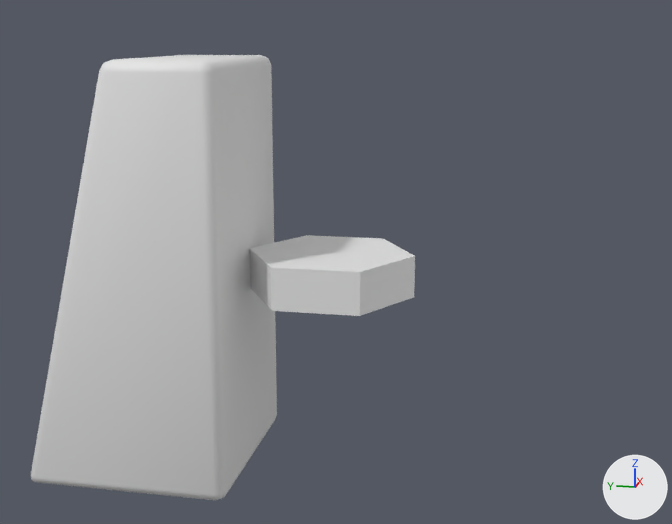
The Blender file Assets/WormWranglers/Beetle/Models/Beetle.blend as it was, and as the next commit left it.
Both versions are drawn from a 50 mm lens placed at (-4.22, -0.87, 1.11), pointed at (0.0, -0.02, 0.05). The lights are fixed; the arrows at lower right show +X, +Y and +Z.

In view in the first picture: 'Beetle', 'BeetleWheel'.
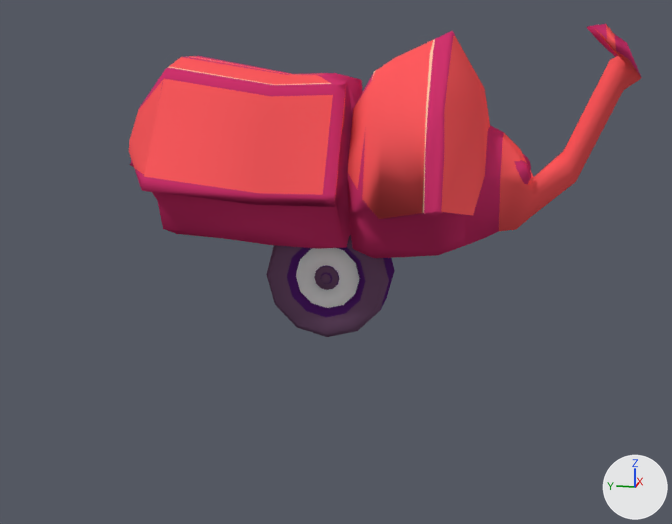
Pixel boxes (x1, y1, x2, y2) of what changed, in the pictures (672 x 524 px):
```json
{"object": "Beetle", "change": "deleted", "before": [31, 55, 277, 500]}
{"object": "BeetleRegular", "change": "added", "after": [129, 24, 641, 258], "faces in mat_main (red #ff5c5f)": [129, 24, 641, 231], "faces in mat_shadow (pink #d1356e)": [130, 24, 641, 258], "faces in mat_highlight (beige #ffc2a5)": [169, 24, 599, 213]}
{"object": "BeetleWheel", "change": "reshaped, modifiers changed", "before": [250, 235, 415, 316], "after": [266, 235, 395, 337]}
{"part": 1, "of": "me_circle_001", "change": "built on", "before": [250, 235, 415, 316], "after": [266, 235, 395, 337]}
```

Edits to the scene script, one JSON object a line:
```json
{"op": "add", "block": "mat_wheelwell", "code": ["mat_wheelwell = diffuse_material('WheelWell')", "mat_wheelwell.base_color = (0.8, 0.8, 0.8)  # white #e7e7e7"]}
{"op": "add", "block": "mat_wheelshadow", "code": ["mat_wheelshadow = diffuse_material('WheelShadow')", "mat_wheelshadow.base_color = (0.0853, 0.0165, 0.157)  # dark purple #52236e"]}
{"op": "add", "block": "mat_wheel", "code": ["mat_wheel = diffuse_material('Wheel')", "mat_wheel.base_color = (0.157, 0.0774, 0.152)  # dark purple #6e4f6d"]}
{"op": "add", "block": "mat_highlight", "code": ["mat_highlight = diffuse_material('Highlight')", "mat_highlight.base_color = (1.0, 0.542, 0.375)  # beige #ffc2a5"]}
{"op": "add", "block": "mat_shadow", "code": ["mat_shadow = diffuse_material('Shadow')", "mat_shadow.base_color = (0.638, 0.0353, 0.156)  # pink #d1356e"]}
{"op": "add", "block": "mat_main", "code": ["mat_main = diffuse_material('Main')", "mat_main.base_color = (1.0, 0.106, 0.114)  # red #ff5c5f"]}
{"block": "me_circle_001", "where": "# used by ob_beetlewheel; location = (0.0, 0.0, 0.0)"}
{"op": "remove", "block": "me_circle_001", "code": "me_circle_001.from_pydata(...)  # 12 vertices, 8 faces; spans x -0.346..0.346, y -0.4..0.4, z -0.1..0.1"}
{"op": "add", "block": "me_circle_001", "code": "me_circle_001.from_pydata(...)  # 120 vertices, 109 faces; spans x -0.122..0.0, y -0.292..0.292, z -0.292..0.292"}
{"block": "me_circle_001", "change": "me_circle_001 part 1: the whole mesh is rebuilt"}
{"block": "me_circle_001", "change": "me_circle_001 part 2: the surface is now shaded smooth"}
{"op": "add", "block": "me_circle_001", "code": "me_circle_001.materials.append(mat_wheel)  # dark purple #6e4f6d"}
{"op": "add", "block": "me_circle_001", "code": "me_circle_001.materials.append(mat_wheelshadow)  # dark purple #52236e"}
{"op": "add", "block": "me_circle_001", "code": "me_circle_001.materials.append(mat_wheelwell)  # white #e7e7e7"}
{"op": "add", "block": "me_untitled_004", "code": ["me_untitled_004 = bpy.data.meshes.new('Untitled.004')", "me_untitled_004.from_pydata(...)  # 460 vertices, 916 faces; spans x -0.57..0.57, y 0.11..1.15, z -0.94..1.34", "# faces by material slot: [256, 598, 62]", "me_untitled_004.materials.append(mat_main)  # red #ff5c5f", "me_untitled_004.materials.append(mat_shadow)  # pink #d1356e", "me_untitled_004.materials.append(mat_highlight)  # beige #ffc2a5"]}
{"op": "add", "block": "ob_beetlewheel", "code": "_m = ob_beetlewheel.modifiers.new('Mirror', 'MIRROR')"}
{"op": "remove", "block": "ob_beetle", "code": ["ob_beetle = bpy.data.objects.new('Beetle', me_cube_001)", "ob_beetle.location = (0.0, 0.0, 0.0)"]}
{"op": "add", "block": "ob_beetleregular", "code": ["ob_beetleregular = bpy.data.objects.new('BeetleRegular', me_untitled_004)", "ob_beetleregular.location = (0.0, 0.0, 0.0)", "ob_beetleregular.rotation_euler = (1.571, 0.0, 0.0)  # degrees (90, 0, 0)"]}
```
